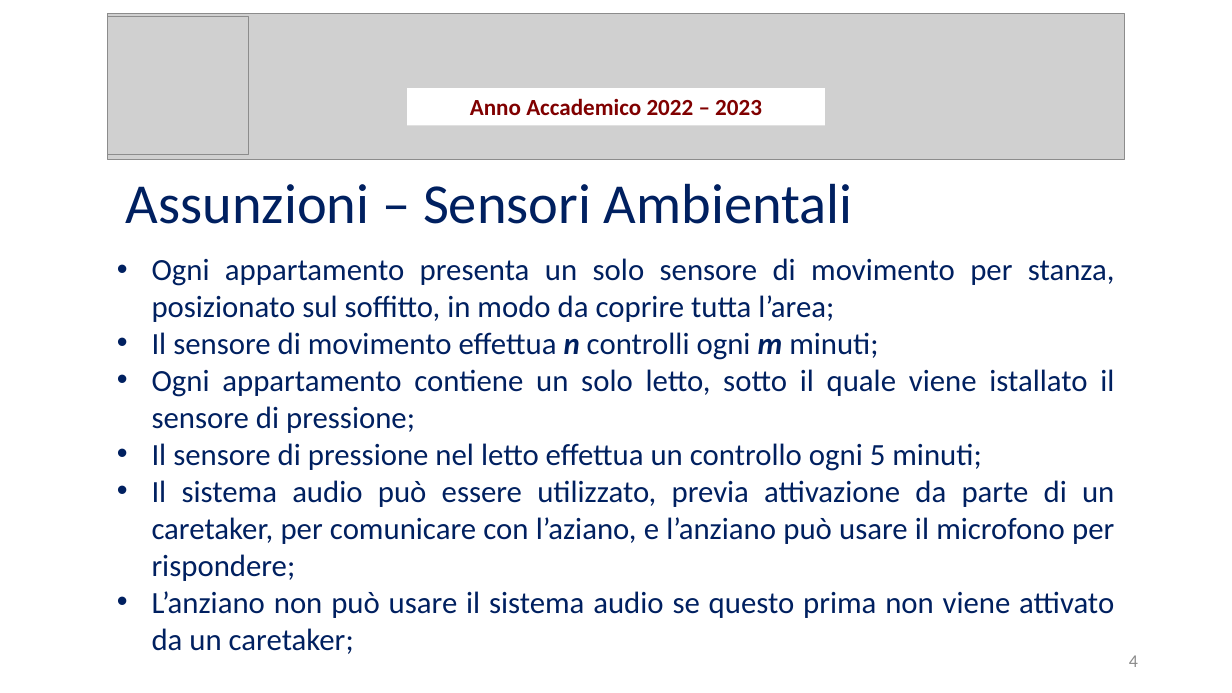
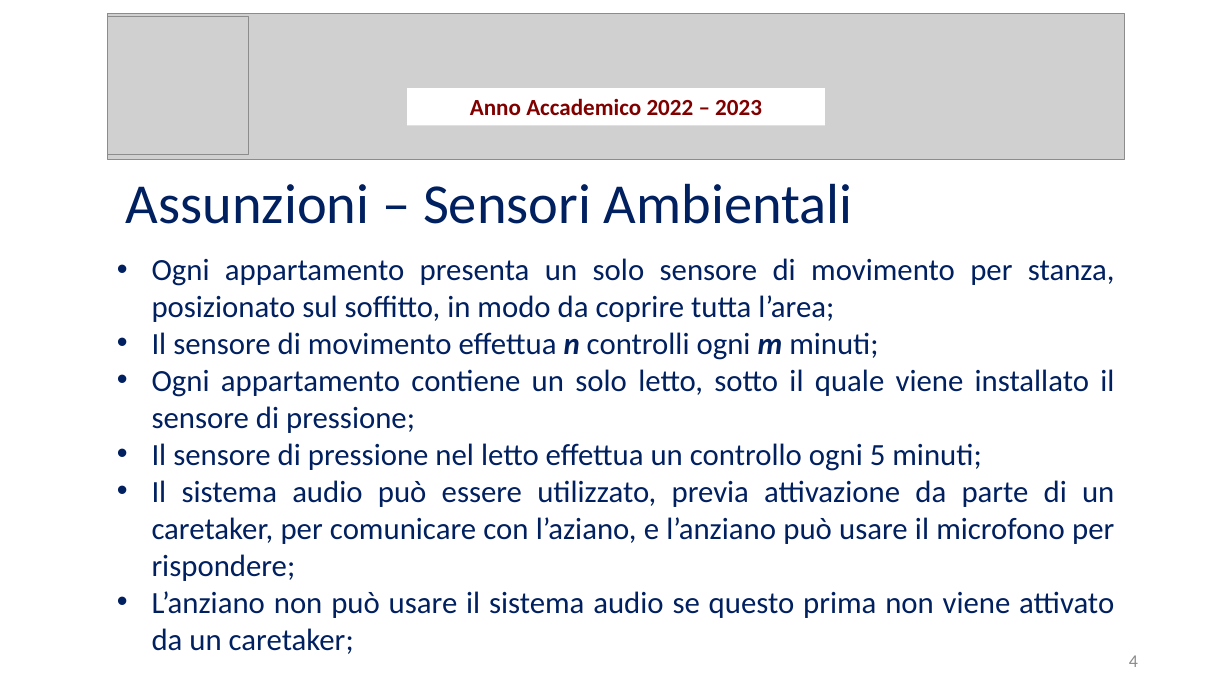
Before and after one commit to Wonderjack996/unimib-software-architecture, a slide deck: slide 4 of Progetto/Presentazione.pptx. Drawn at 1232x693 pixels with LibreOffice and Linux fonts; fonts in the diff are those of the drawing; grey boxes stand for pictures. Boxes give left, top, right and bottom in pixels: in the first picture for what was removed or moved away, otherwise in the second. Text is boxed around its words. In the diff, an @@ line names an element or a change of style, - is before the commit and + after.

```diff
--- a/Progetto/Presentazione.pptx
+++ b/Progetto/Presentazione.pptx
@@ text at [152, 369, 1114, 433]: text changed @@
-• Ogni appartamento contiene un solo letto, sotto il quale viene istallato il sensore di pressione;
+• Ogni appartamento contiene un solo letto, sotto il quale viene installato il sensore di pressione;
```
Also in this commit, not shown: 1 other slide changed, 1 other file.
